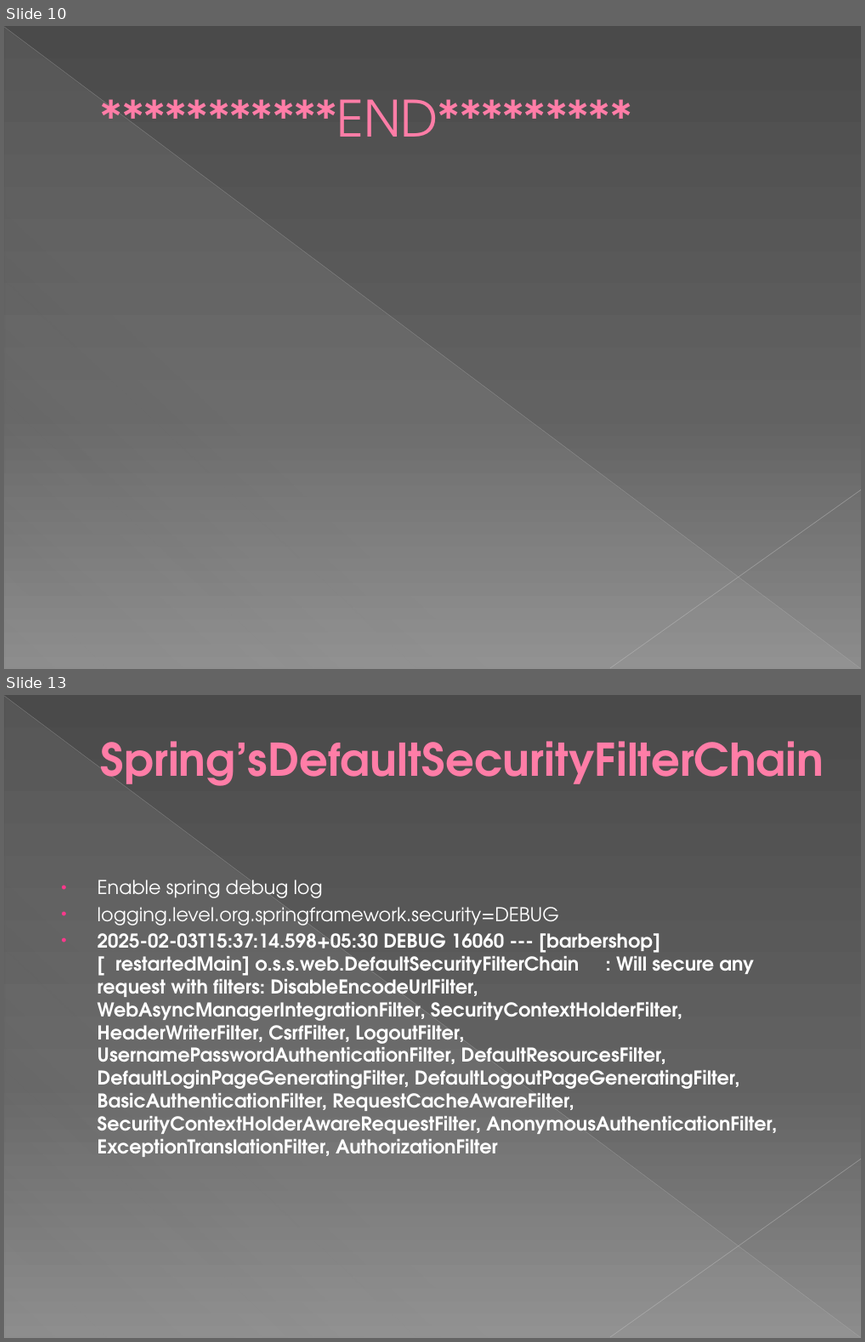
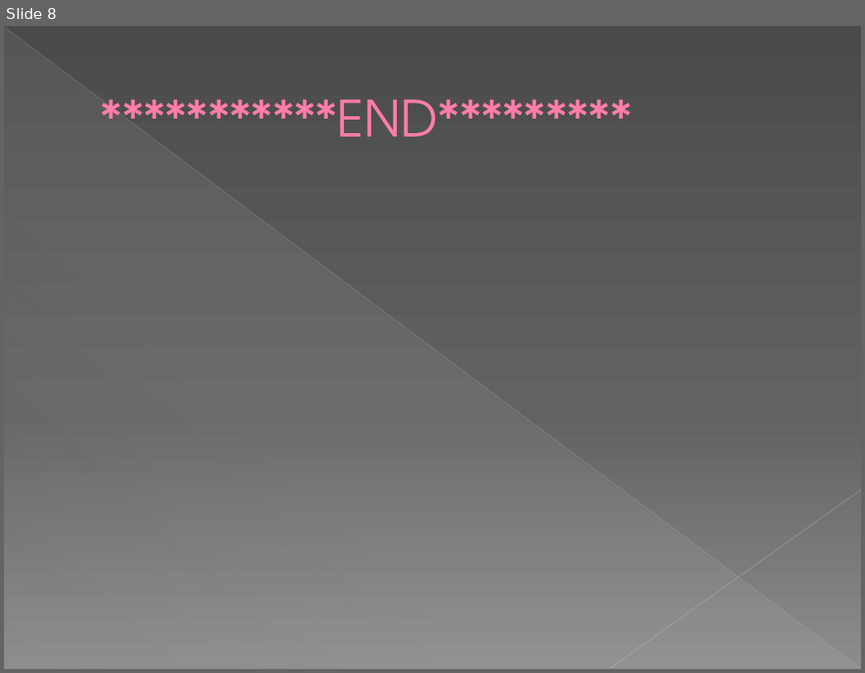
Before and after one commit to theavi/relocation_buddy, a slide deck: rlb.pptx. Shown one above the other, each under a label of ours: slides 10 and 13 before the commit, slide 8 after it; the slides between them are not shown. The pictures are 865x1342 and 865x673 pixels, drawn with LibreOffice and Linux fonts; fonts in the diff are those of the drawing. Boxes give left, top, right and bottom in pixels: in the first picture for what was removed or moved away, otherwise in the second. Text is boxed around its words. In the diff, an @@ line names an element or a change of style, - is before the commit and + after.

Commit message:
RLB-00 Added Login and Home controller

```diff
--- a/rlb.pptx
+++ b/rlb.pptx
@@ slide 13 removed at [4,695,861,1338], background gradient #4A4A4A to #626262 to #8C8C8C; not listed: 3 template elements that a slide beside it also shows @@
@@ title removed at [101,741,824,786] @@
-Spring’sDefaultSecurityFilterChain
@@ text removed at [98,879,777,1157] @@
-• Enable spring debug log
-• logging.level.org.springframework.security=DEBUG
-• 2025-02-03T15:37:14.598+05:30 DEBUG 16060 --- [barbershop] [ restartedMain] o.s.s.web.DefaultSecurityFilterChain : Will secure any request with filters: DisableEncodeUrlFilter, WebAsyncManagerIntegrationFilter, SecurityContextHolderFilter, HeaderWriterFilter, CsrfFilter, LogoutFilter, UsernamePasswordAuthenticationFilter, DefaultResourcesFilter, DefaultLoginPageGeneratingFilter, DefaultLogoutPageGeneratingFilter, BasicAuthenticationFilter, RequestCacheAwareFilter, SecurityContextHolderAwareRequestFilter, AnonymousAuthenticationFilter, ExceptionTranslationFilter, AuthorizationFilter
@@ what was slide 10 is now slide 8 @@
```
Also in this commit, not shown: 1 slide changed, 6 other slides removed, 5 other files.
